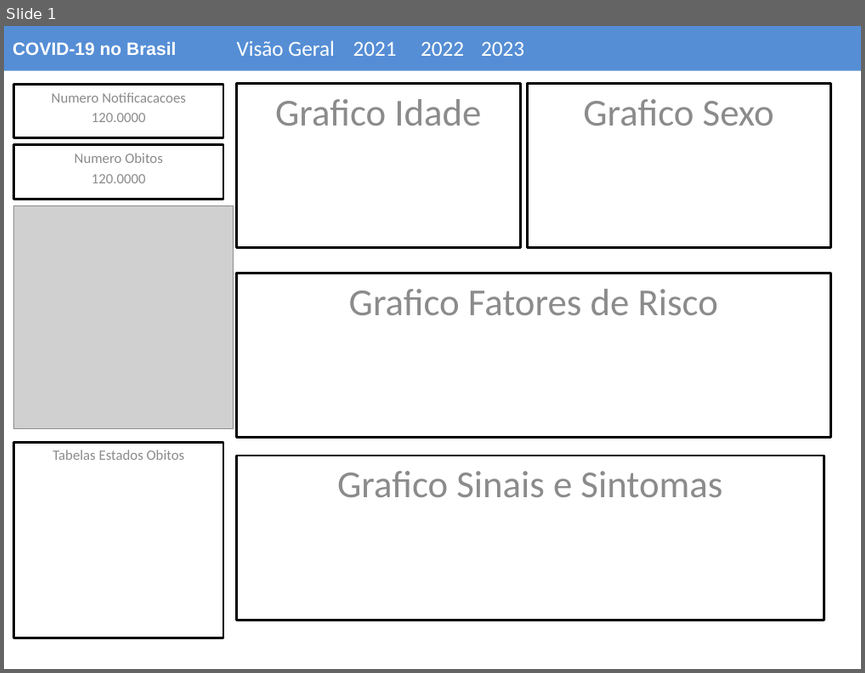
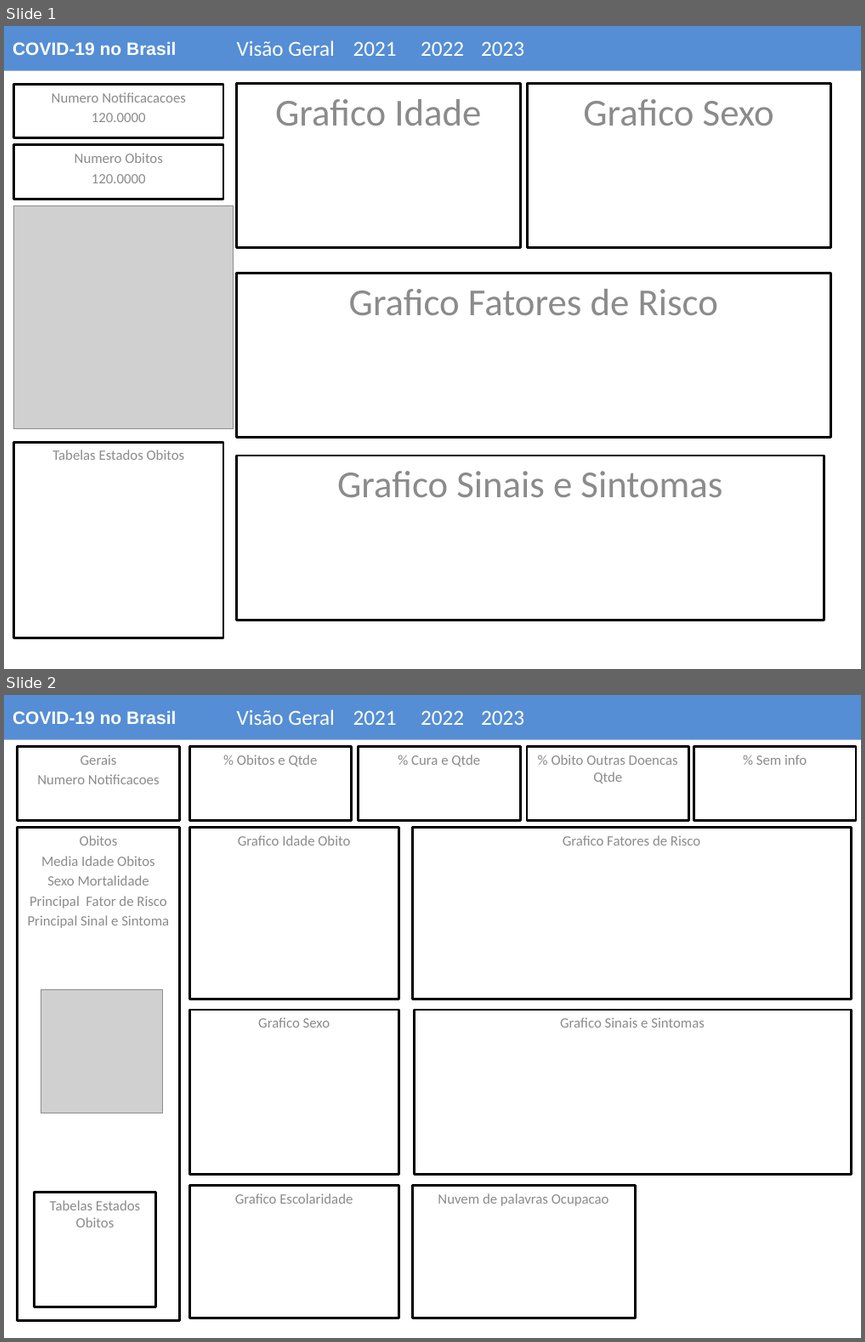
Before and after one commit to DaInLab/PPGMiT-openDataSUS, a slide deck: documentos/proposta_dashboard_COVID-19 no Brasil.pptx. Shown one above the other, each under a label of ours: slide 1 before the commit, slides 1 and 2 after it. The pictures are 865x673 and 865x1342 pixels, drawn with LibreOffice and Linux fonts; fonts in the diff are those of the drawing; grey boxes stand for pictures. Boxes give left, top, right and bottom in pixels: in the first picture for what was removed or moved away, otherwise in the second. Text is boxed around its words. In the diff, an @@ line names an element or a change of style, - is before the commit and + after.

Commit message:
Desenvolvimento covid dashboard

```diff
--- a/documentos/proposta_dashboard_COVID-19 no Brasil.pptx
+++ b/documentos/proposta_dashboard_COVID-19 no Brasil.pptx
@@ slide 2 added at (x1=4, y1=695, x2=861, y2=1338), background #FFFFFF @@
@@ title added at (x1=4, y1=695, x2=861, y2=739), fill #558ED5, 15 pt, text #FFFFFF, bold @@
+COVID-19 no Brasil
@@ text added at (x1=237, y1=709, x2=335, y2=725), 18 pt, text #FFFFFF @@
+Visão Geral
@@ text added at (x1=353, y1=710, x2=397, y2=725), 18 pt, text #FFFFFF @@
+2021
@@ text added at (x1=420, y1=710, x2=464, y2=725), 18 pt, text #FFFFFF @@
+2022
@@ text added at (x1=481, y1=710, x2=524, y2=725), 18 pt, text #FFFFFF @@
+2023
@@ rectangle added at (x1=18, y1=746, x2=180, y2=821), fill #FFFFFF, outline #000000 2 pt, 12 pt, text #8C8C8C @@
+Gerais
+Numero Notificacoes
@@ rectangle added at (x1=190, y1=746, x2=352, y2=821), fill #FFFFFF, outline #000000 2 pt, 12 pt, text #8C8C8C @@
+% Obitos e Qtde
@@ rectangle added at (x1=358, y1=746, x2=520, y2=821), fill #FFFFFF, outline #000000 2 pt, 12 pt, text #8C8C8C @@
+% Cura e Qtde
@@ rectangle added at (x1=527, y1=746, x2=688, y2=821), fill #FFFFFF, outline #000000 2 pt, 12 pt, text #8C8C8C @@
+% Obito Outras Doencas Qtde
@@ rectangle added at (x1=693, y1=746, x2=856, y2=821), fill #FFFFFF, outline #000000 2 pt, 12 pt, text #8C8C8C @@
+% Sem info
@@ rectangle added at (x1=18, y1=828, x2=180, y2=1321), fill #FFFFFF, outline #000000 2 pt, 12 pt, text #8C8C8C @@
+Obitos
+Media Idade Obitos
+Sexo Mortalidade
+Principal Fator de Risco
+Principal Sinal e Sintoma
@@ rectangle added at (x1=190, y1=828, x2=399, y2=999), fill #FFFFFF, outline #000000 2 pt, 12 pt, text #8C8C8C @@
+Grafico Idade Obito
@@ rectangle added at (x1=412, y1=828, x2=851, y2=999), fill #FFFFFF, outline #000000 2 pt, 12 pt, text #8C8C8C @@
+Grafico Fatores de Risco
@@ picture added at (x1=41, y1=990, x2=162, y2=1113) @@
@@ rectangle added at (x1=190, y1=1009, x2=399, y2=1174), fill #FFFFFF, outline #000000 2 pt, 12 pt, text #8C8C8C @@
+Grafico Sexo
@@ subtitle added at (x1=414, y1=1009, x2=851, y2=1174), fill #FFFFFF, outline #000000 2 pt, 12 pt, text #8C8C8C @@
+Grafico Sinais e Sintomas
@@ rectangle added at (x1=34, y1=1192, x2=155, y2=1307), fill #FFFFFF, outline #000000 2 pt, 12 pt, text #8C8C8C @@
+Tabelas Estados Obitos
@@ rectangle added at (x1=190, y1=1185, x2=399, y2=1318), fill #FFFFFF, outline #000000 2 pt, 12 pt, text #8C8C8C @@
+Grafico Escolaridade
@@ rectangle added at (x1=412, y1=1185, x2=635, y2=1318), fill #FFFFFF, outline #000000 2 pt, 12 pt, text #8C8C8C @@
+Nuvem de palavras Ocupacao
```
Also in this commit, not shown: 1 other file.
